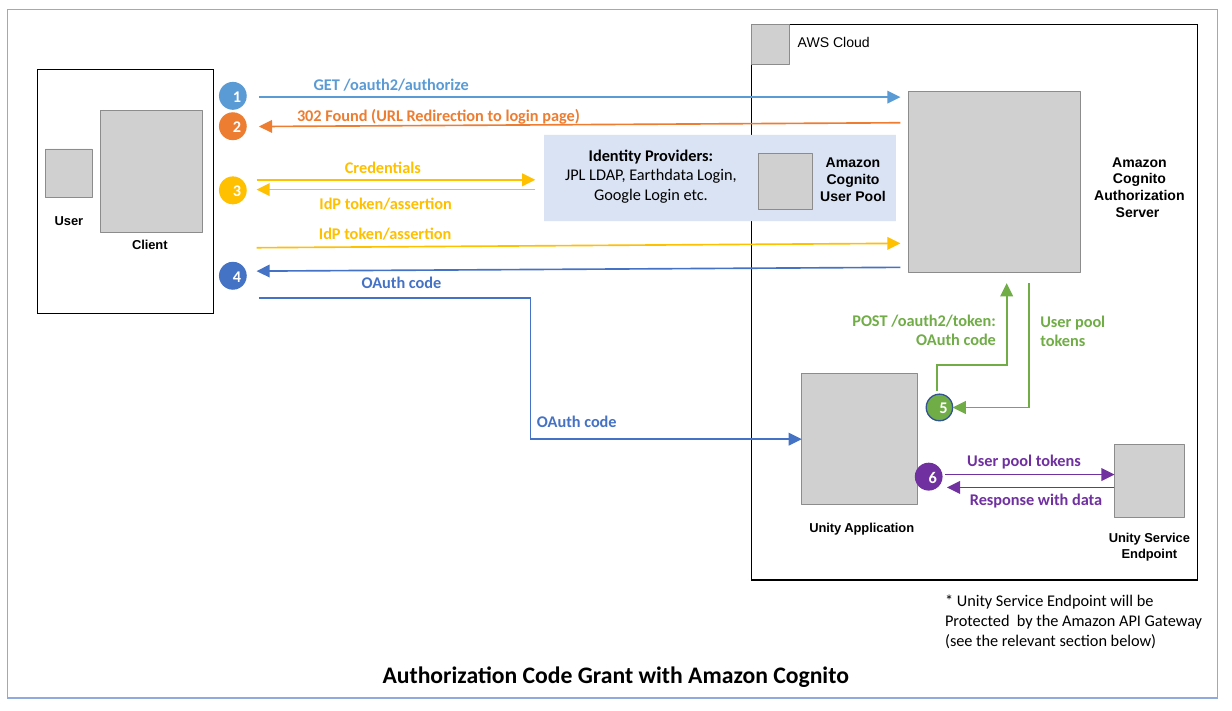
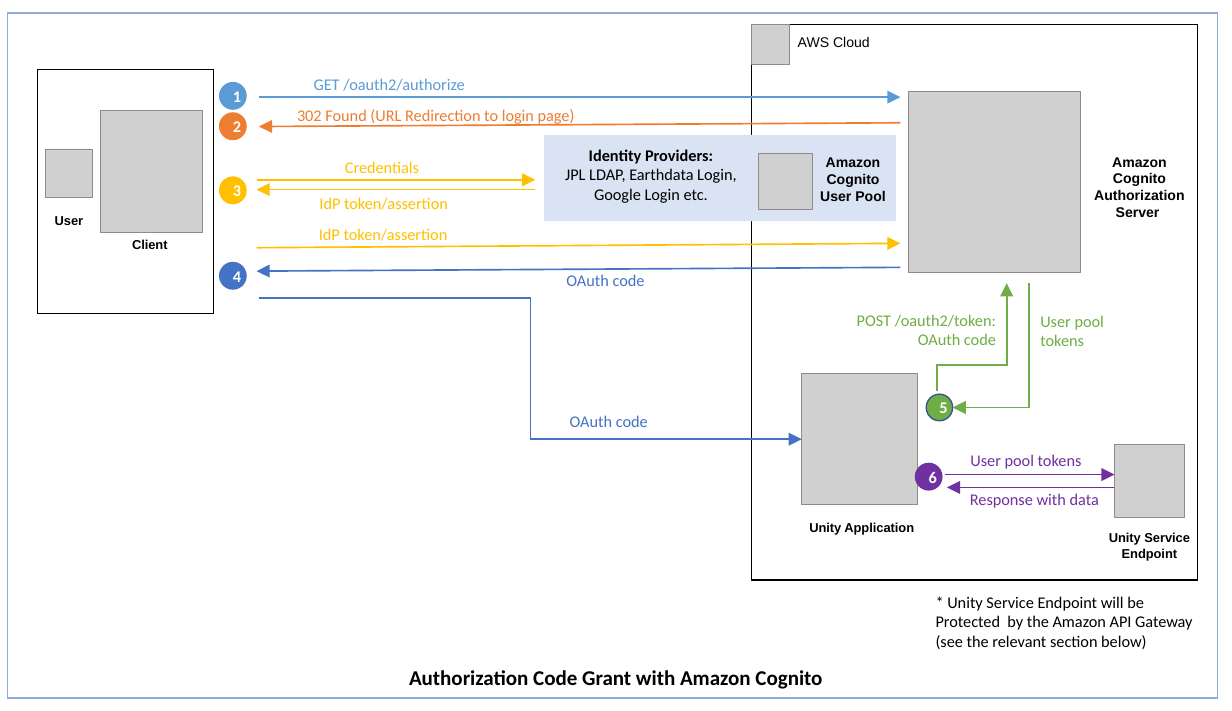
Before and after one commit to unity-sds/unity-cs-security, a slide deck: slide 1 of images/security-drawings.pptx. Drawn at 1232x711 pixels with LibreOffice and Linux fonts; fonts in the diff are those of the drawing; grey boxes stand for pictures. Boxes give left, top, right and bottom in pixels: in the first picture for what was removed or moved away, otherwise in the second. Text is boxed around its words. In the diff, an @@ line names an element or a change of style, - is before the commit and + after.

Commit message:
Update images of Unity security guidelines document
Refer to the task unity-sds/unity-cs#36

```diff
--- a/images/security-drawings.pptx
+++ b/images/security-drawings.pptx
@@ rectangle: place and size @@
-rectangle at (8, 9, 1218, 698)
+rectangle at (8, 13, 1218, 698)
@@ bold off in 11 elements at (297, 109, 575, 126), (1040, 315, 1104, 346), (857, 314, 996, 345), (319, 197, 448, 210), (345, 161, 419, 173), (314, 78, 465, 91), (970, 454, 1082, 469), (970, 493, 1099, 508), (319, 228, 448, 241), (570, 415, 648, 427), (566, 274, 645, 286) @@
@@ text "OAuth code": place and size @@
-text "OAuth code" at (362, 276, 441, 288)
+text "OAuth code" at (566, 274, 645, 286)
@@ text "OAuth code": place and size @@
-text "OAuth code" at (537, 415, 616, 427)
+text "OAuth code" at (570, 415, 648, 427)
@@ text "* Unity Service Endpoint will ...": place and size @@
-text "* Unity Service Endpoint will ..." at (945, 594, 1202, 648)
+text "* Unity Service Endpoint will ..." at (936, 596, 1192, 649)
@@ text "Authorization Code Grant with Amazon ..." at (409, 670, 822, 689): size 18 to 16 pt @@
```
Also in this commit, not shown: 2 other slides changed, 3 other files.
